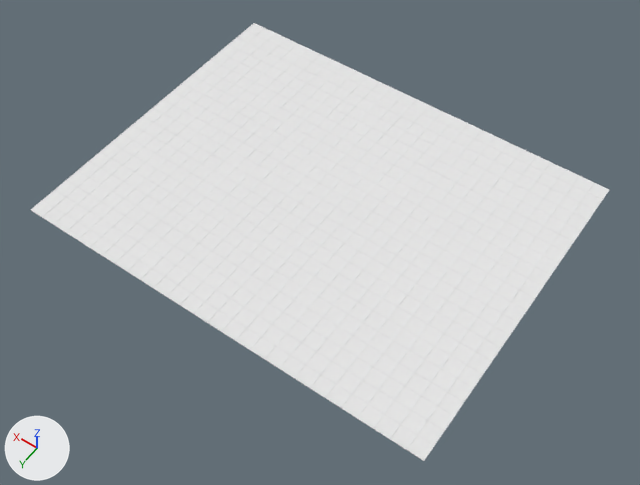
The OBJ model Resources/Floor/Floor.obj: old version first, new version second.
The view is the same before and after, from a camera (50 mm lens) standing at (-41.2, 58.3, 82.8) and looking at (-2.1, 3.6, -3.2). Lighting does not change. The marker at lower left points along +X, +Y and +Z. Where no turn or scale is listed for an object, it has been applied to the vertices.
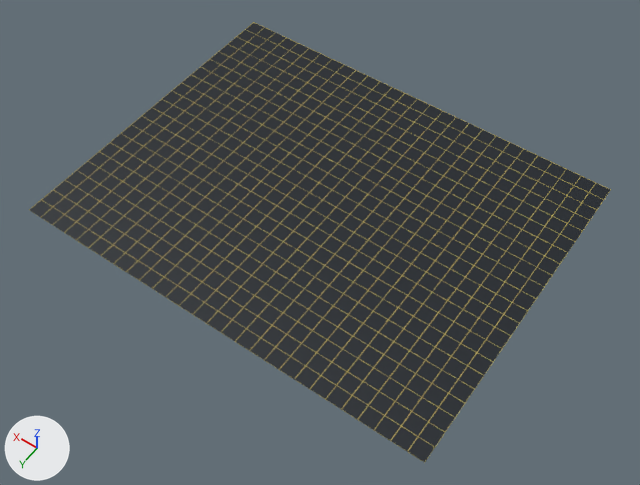
Edits to the bpy script that builds the scene:
```text
Add img_floor_png:
    img_floor_png = load_image('Floor.png', 'Floor.png', 2048, 2048, 'sRGB')
Change mat_normalmats:
    remove mat_normalmats.base_color = (0.8, 0.8, 0.8)  # white #e7e7e7
    mat_normalmats.roughness: 1.0 -> 0.5
    add mat_normalmats.texture = img_floor_png
```

What differs and where, as boxes [x1, y1, x2, y2] in the pictures (640 x 485 px):
'Grid', surface changed (white to black): [29, 22, 611, 463] in both
